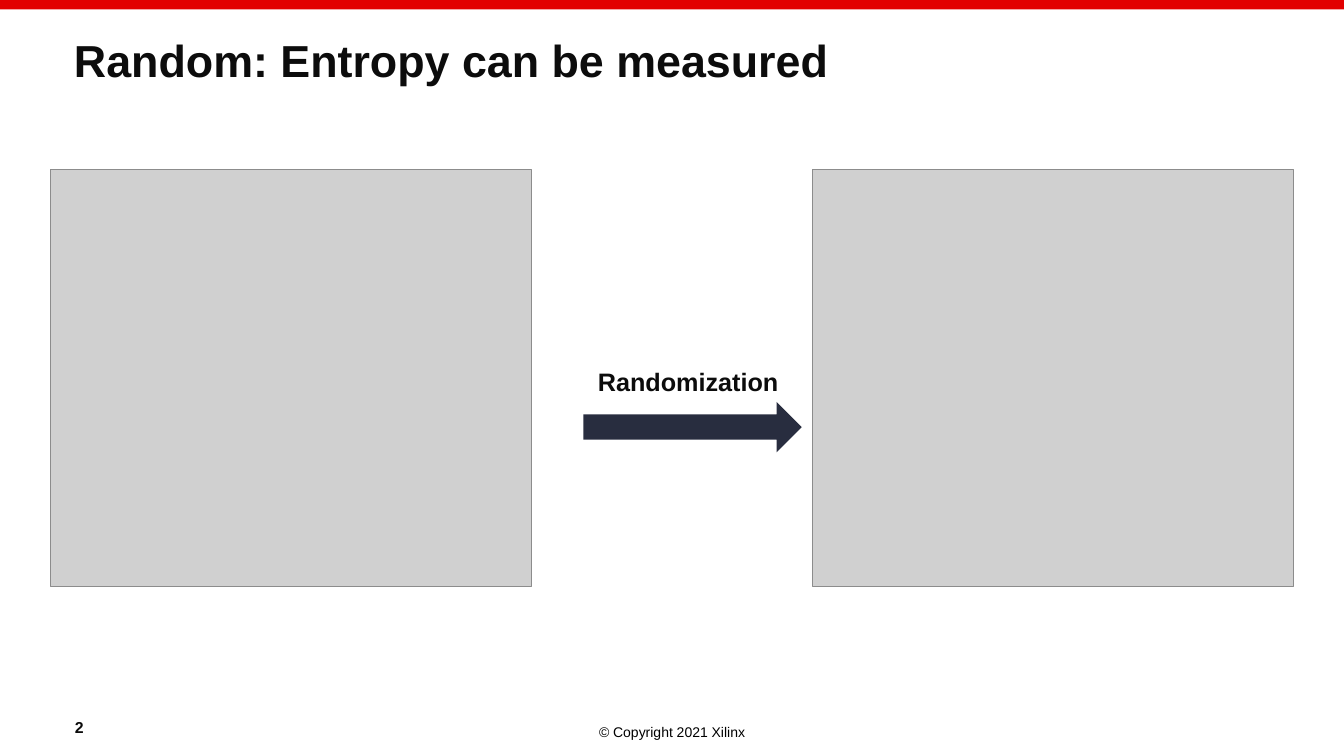
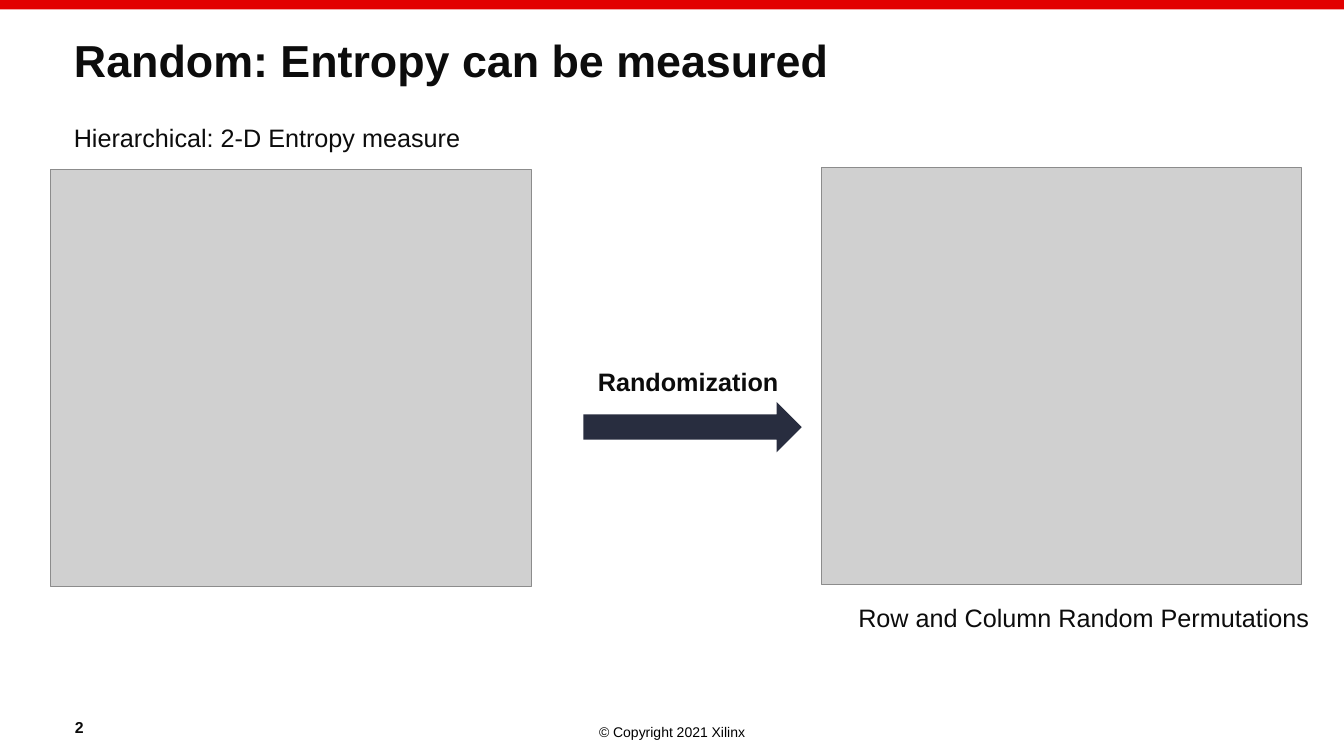
Before and after one commit to paolodalberto/SparseFastMM, a slide deck: slide 5 of Randomization/PaoloCSE21_2.pptx. Drawn at 1344x756 pixels with LibreOffice and Linux fonts; fonts in the diff are those of the drawing; grey boxes stand for pictures; background and template pictures are left out. Boxes give left, top, right and bottom in pixels: in the first picture for what was removed or moved away, otherwise in the second. Text is boxed around its words. In the diff, an @@ line names an element or a change of style, - is before the commit and + after.

Commit message:
Add files via upload
added one slide

```diff
--- a/Randomization/PaoloCSE21_2.pptx
+++ b/Randomization/PaoloCSE21_2.pptx
@@ text added at (74,128,460,153), 18 pt, text #0C0C0C @@
+Hierarchical: 2-D Entropy measure
@@ picture: place and size @@
-picture at (813,169,1294,586)
+picture at (822,168,1303,585)
@@ text added at (858,608,1309,628), 18 pt, text #0C0C0C @@
+Row and Column Random Permutations
```
Also in this commit, not shown: 1 other slide changed, 1 slide added.
